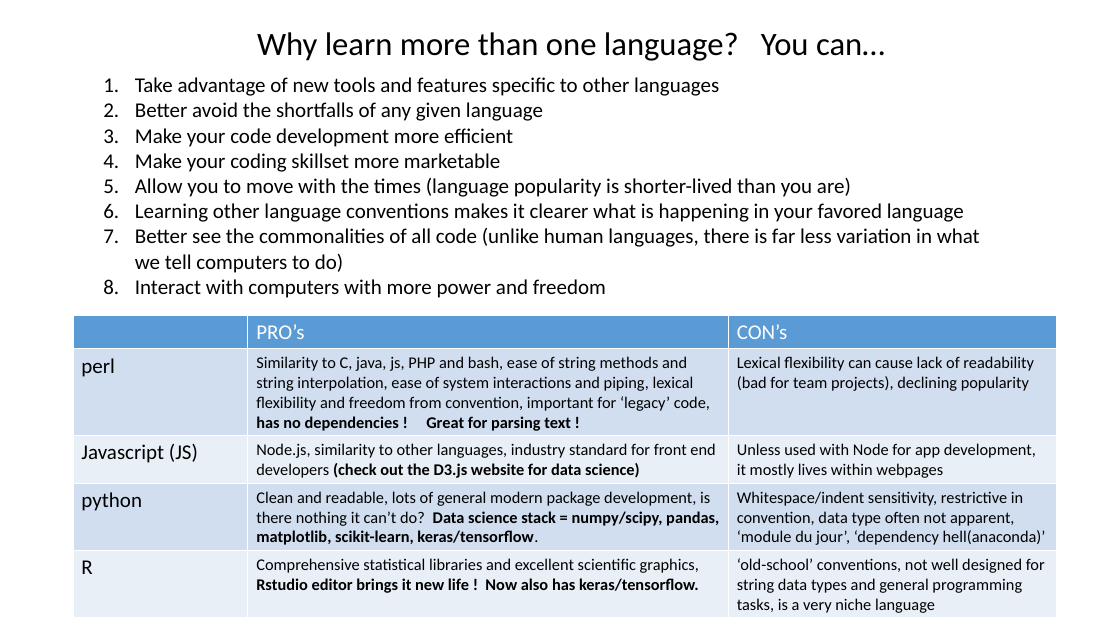
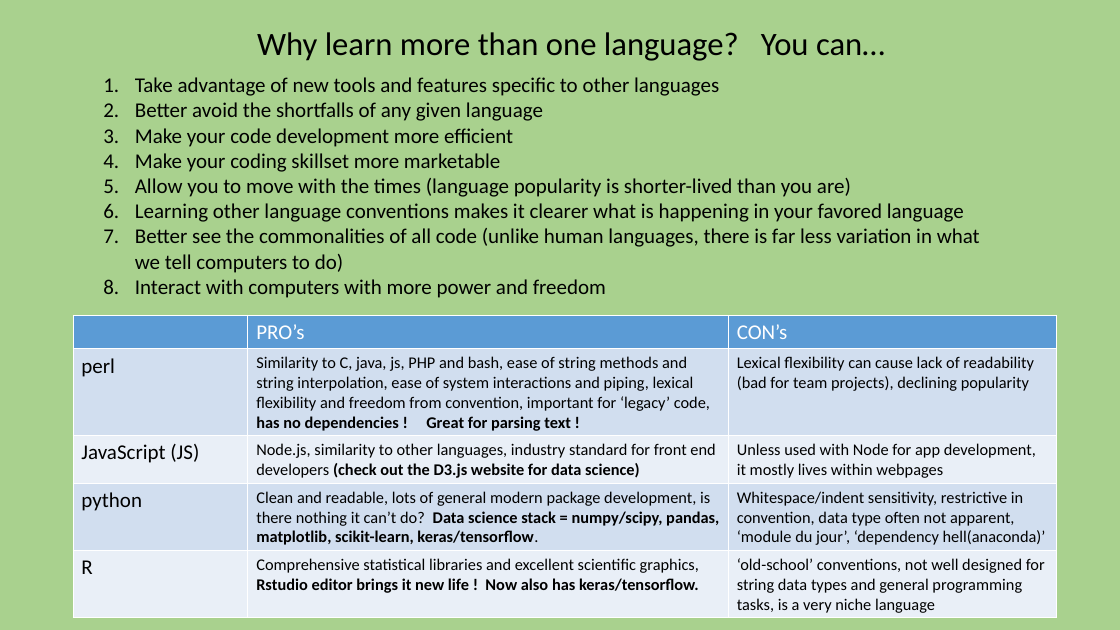
Before and after one commit to gbabbitt/RocASAsamples, a slide deck: slide 3 of UPSTAT-2012_tutorial.pptx. Drawn at 1120x630 pixels with LibreOffice and Linux fonts; fonts in the diff are those of the drawing. Boxes give left, top, right and bottom in pixels: in the first picture for what was removed or moved away, otherwise in the second. Text is boxed around its words. In the diff, an @@ line names an element or a change of style, - is before the commit and + after.

```diff
--- a/UPSTAT-2012_tutorial.pptx
+++ b/UPSTAT-2012_tutorial.pptx
@@ background #FFFFFF to #A9D18E @@
@@ table at [73,315,1056,618] @@
-row 3, column 1: Javascript (JS)
+row 3, column 1: JavaScript (JS)
```
Also in this commit, not shown: 11 other slides changed, 1 slide added, 1 slide removed.
